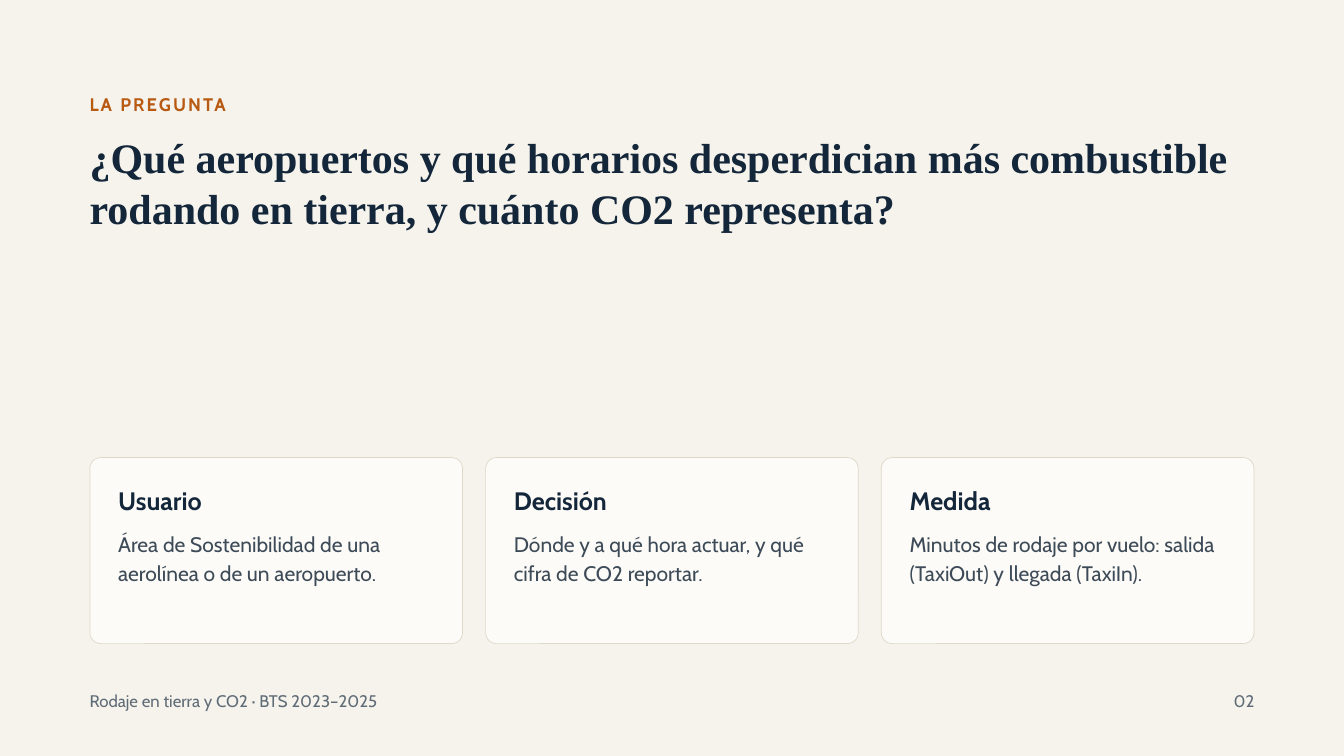
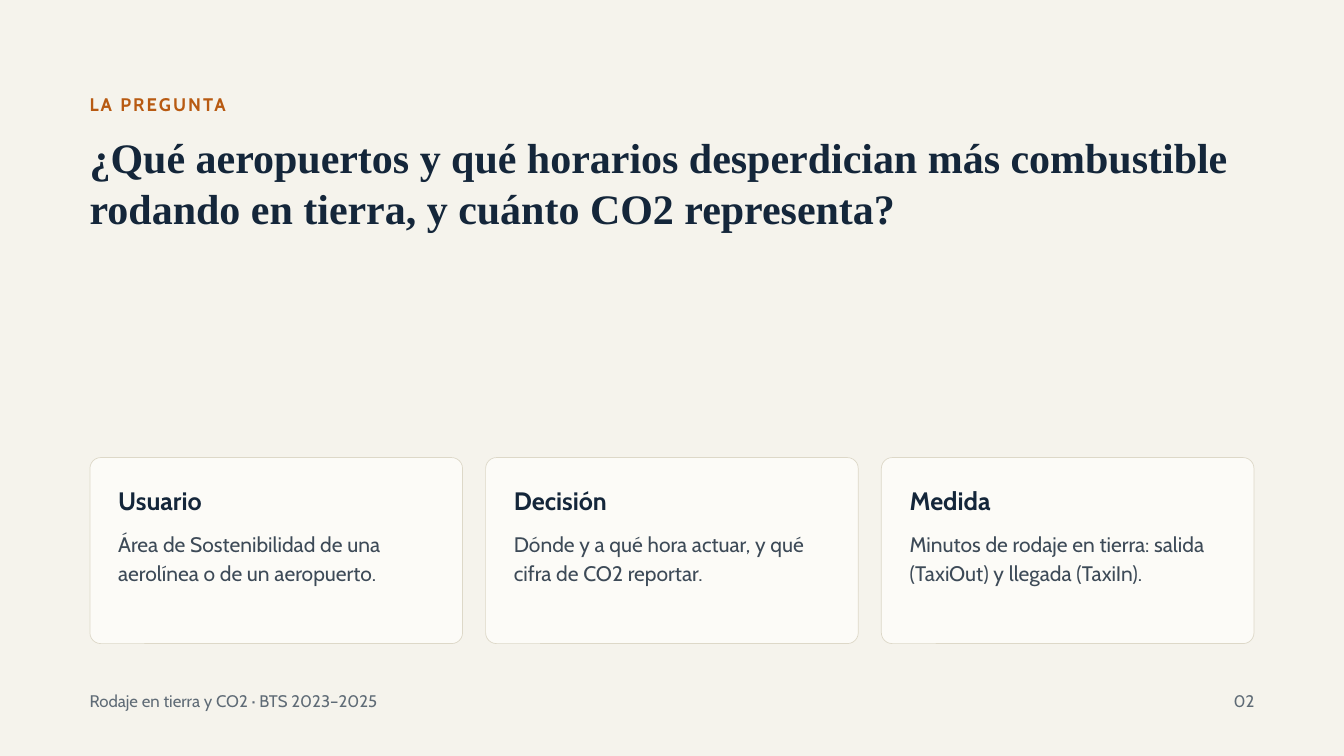
Before and after one commit to danieeeel11/ProyectoBigData, a slide deck: slide 2 of Rodaje en tierra y CO2 — Presentación.pptx. Drawn at 1344x756 pixels with LibreOffice and Linux fonts; fonts in the diff are those of the drawing. Boxes give left, top, right and bottom in pixels: in the first picture for what was removed or moved away, otherwise in the second. Text is boxed around its words. In the diff, an @@ line names an element or a change of style, - is before the commit and + after.

```diff
--- a/Rodaje en tierra y CO2 — Presentación.pptx
+++ b/Rodaje en tierra y CO2 — Presentación.pptx
@@ text at (x1=910, y1=536, x2=1204, y2=587): text changed @@
-Minutos de rodaje por vuelo: salida (TaxiOut) y llegada (TaxiIn).
+Minutos de rodaje en tierra: salida (TaxiOut) y llegada (TaxiIn).
```
Also in this commit, not shown: 2 other slides changed, 2 other files.
